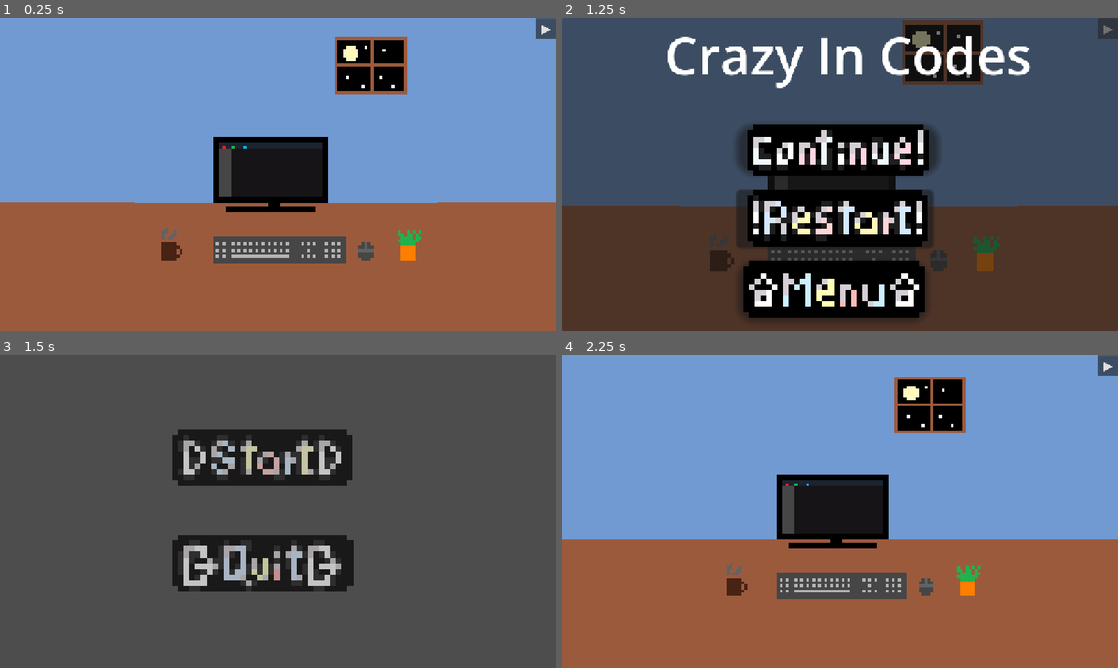
Above: before the commit, frames 1-4 (two rows, left to right).
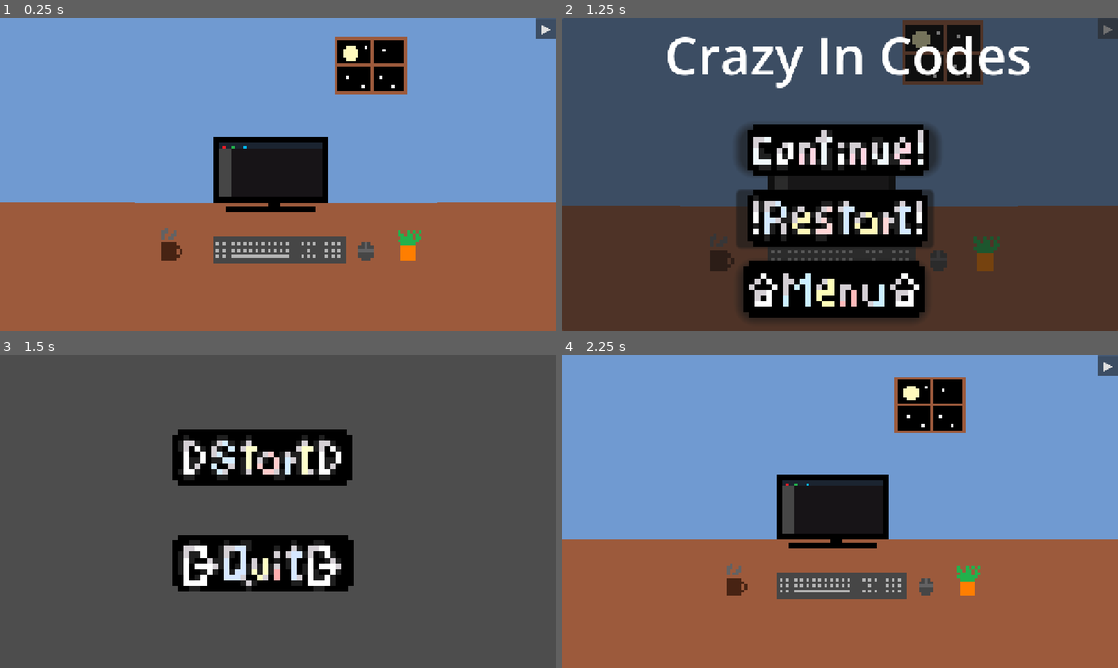
Above: after the commit, the same moments.

Repository: SiriusVe/crazy-in-codes
Game: Godot game, scene res://Scenes/fase_1.tscn
Same seed, same stepped clock (60 frames per second), same inputs: the game is played once before the commit and once after it.
Inputs (mouse positions are in pixels of both pictures, inside the frame that each line leads up to):
- Up to frame 1 (0.25 s): no input
- Up to frame 2 (1.25 s): click "▶" at 0.5 s
- Up to frame 3 (1.5 s): click (272, 630) at 1.25 s
- Up to frame 4 (2.25 s): click (823, 458) at 2 s

Frames 1-2 are identical in both runs. In frame 3, 9.5% of the frame differs, in the area x 31-64%, y 23-76%; in frame 4, nothing differs.

Commit message:
Processo de tensão fase 1

Diff:
--- a/Scenes/Crazy in Codes.tscn
+++ b/Scenes/Crazy in Codes.tscn
@@ -71,7 +71,6 @@
 position = Vector2(604, 262)
 scale = Vector2(13, 13)
 sprite_frames = SubResource("SpriteFrames_7fw7d")
-animation = &"OnMouse"
 
 [node name="Start" type="Button" parent="." unique_id=505519816]
 z_index = -1
@@ -87,7 +86,6 @@
 position = Vector2(605, 505)
 scale = Vector2(13, 13)
 sprite_frames = SubResource("SpriteFrames_4b3kd")
-animation = &"MouseOn"
 
 [node name="Quit" type="Button" parent="." unique_id=2088075113]
 z_index = -1
--- a/Scenes/fase_1.tscn
+++ b/Scenes/fase_1.tscn
@@ -220,3 +220,12 @@
 scale = Vector2(0.6533333, 0.68666667)
 sprite_frames = SubResource("SpriteFrames_7fw7d")
 animation = &"Happy"
+
+[node name="ColorRect" type="ColorRect" parent="." unique_id=1161064633]
+z_index = 5
+layout_mode = 0
+offset_left = -88.0
+offset_top = 174.0
+offset_right = 1296.0
+offset_bottom = 981.0
+color = Color(1, 0, 0, 0)
--- a/Scripts/fase_1.gd
+++ b/Scripts/fase_1.gd
@@ -19,6 +19,7 @@
 
 @onready var player_face: AnimatedSprite2D = $QuizUI/PlayerFace
 
+@onready var color_rect: ColorRect = $ColorRect
 
 var mental = 100.00
 var questao_atual = 0
@@ -434,6 +435,10 @@
 	mostrar_questao()
 
 	print("Nova questão! Timer:", timeR)
+
+func tension():
+	color_rect.color.a = (100 - mental_bar.value)/200
+
 
 func _ready():
 	camera_control()
@@ -470,6 +475,7 @@
 		mental -= (mentalLoss / time) * delta
 		mental = max(mental, 0.0)
 		mental_bar.value = mental
+		tension()
 
 		if timeR <= 0.0 and not fim_questao:
 			timeR = 0.0
